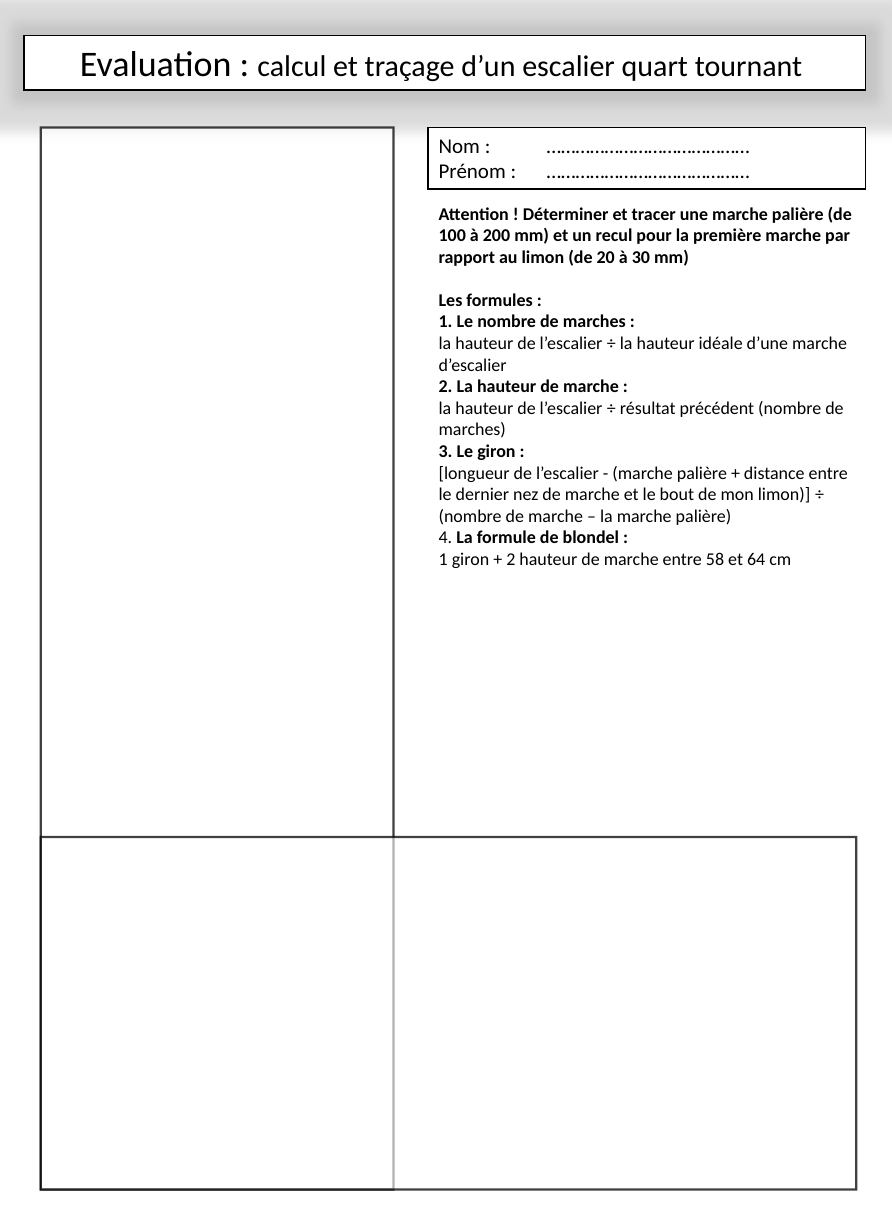
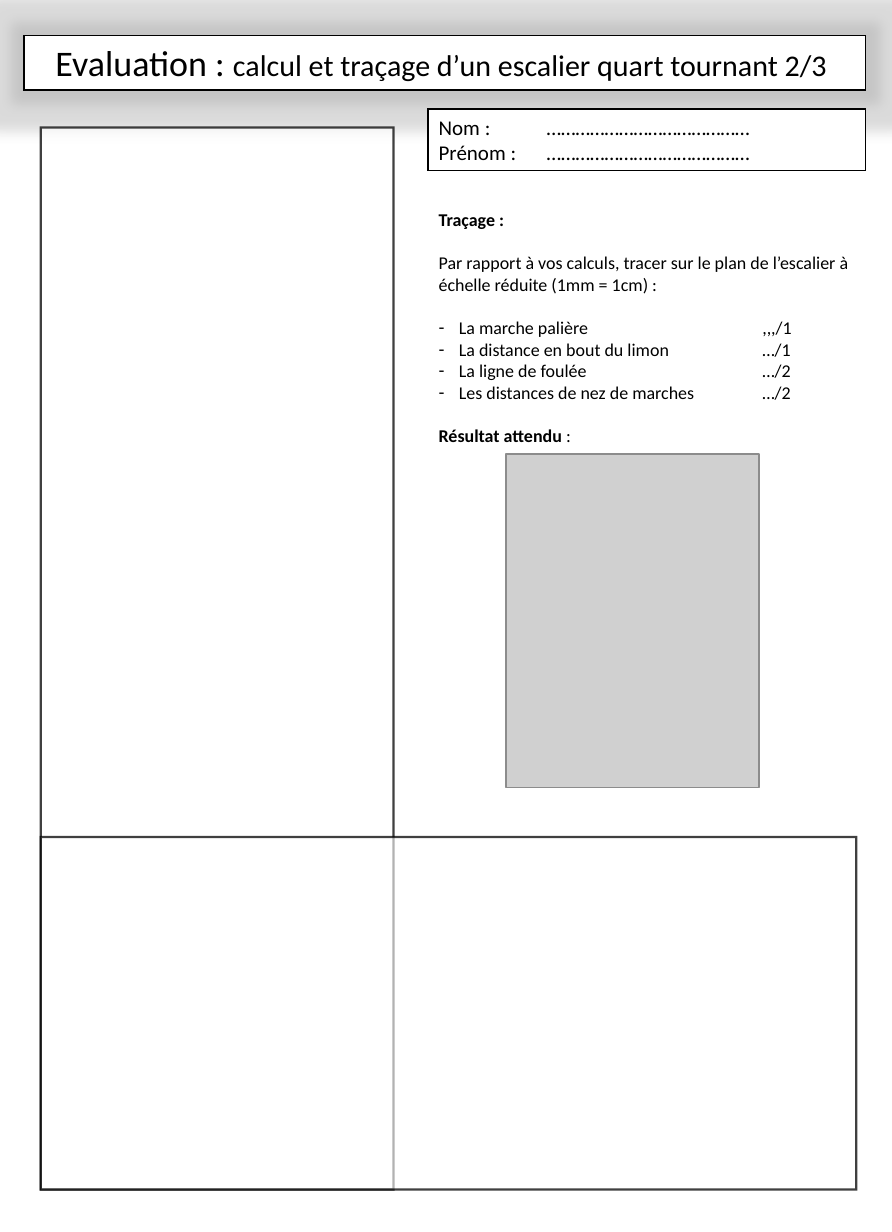
Before and after one commit to kduchevreuil/Cours-Menuiserie, a slide deck: slide 14 of Les escaliers.pptx (slide 11 before the commit). Drawn at 892x1232 pixels with LibreOffice and Linux fonts; fonts in the diff are those of the drawing; grey boxes stand for pictures. Boxes give left, top, right and bottom in pixels: in the first picture for what was removed or moved away, otherwise in the second. Text is boxed around its words. In the diff, an @@ line names an element or a change of style, - is before the commit and + after.

```diff
--- a/Les escaliers.pptx
+++ b/Les escaliers.pptx
@@ text in rectangle at box(55, 51, 827, 81): text changed @@
-Evaluation : calcul et traçage d’un escalier quart tournant
+Evaluation : calcul et traçage d’un escalier quart tournant 2/3
@@ rectangle "Nom : ……………………………………": place and size @@
-rectangle "Nom : ……………………………………" at box(428, 127, 866, 189)
+rectangle "Nom : ……………………………………" at box(428, 109, 866, 170)
@@ text removed at box(439, 207, 852, 568) @@
-Attention ! Déterminer et tracer une marche palière (de 100 à 200 mm) et un recul pour la première marche par rapport au limon (de 20 à 30 mm)
-Les formules :
-1. Le nombre de marches :
-la hauteur de l’escalier ÷ la hauteur idéale d’une marche d’escalier
-2. La hauteur de marche :
-la hauteur de l’escalier ÷ résultat précédent (nombre de marches)
-3. Le giron :
-[longueur de l’escalier - (marche palière + distance entre le dernier nez de marche et le bout de mon limon)] ÷ (nombre de marche – la marche palière)
-4. La formule de blondel :
-1 giron + 2 hauteur de marche entre 58 et 64 cm
@@ text added at box(439, 214, 849, 442), 12 pt, text #000000 @@
+Traçage :
+Par rapport à vos calculs, tracer sur le plan de l’escalier à échelle réduite (1mm = 1cm) :
+– La marche palière ,,,/1
+– La distance en bout du limon …/1
+– La ligne de foulée …/2
+– Les distances de nez de marches …/2
+Résultat attendu :
@@ picture added at box(506, 454, 759, 787) @@
```
Also in this commit, not shown: 10 other slides changed, 3 slides added, 1 other file.
